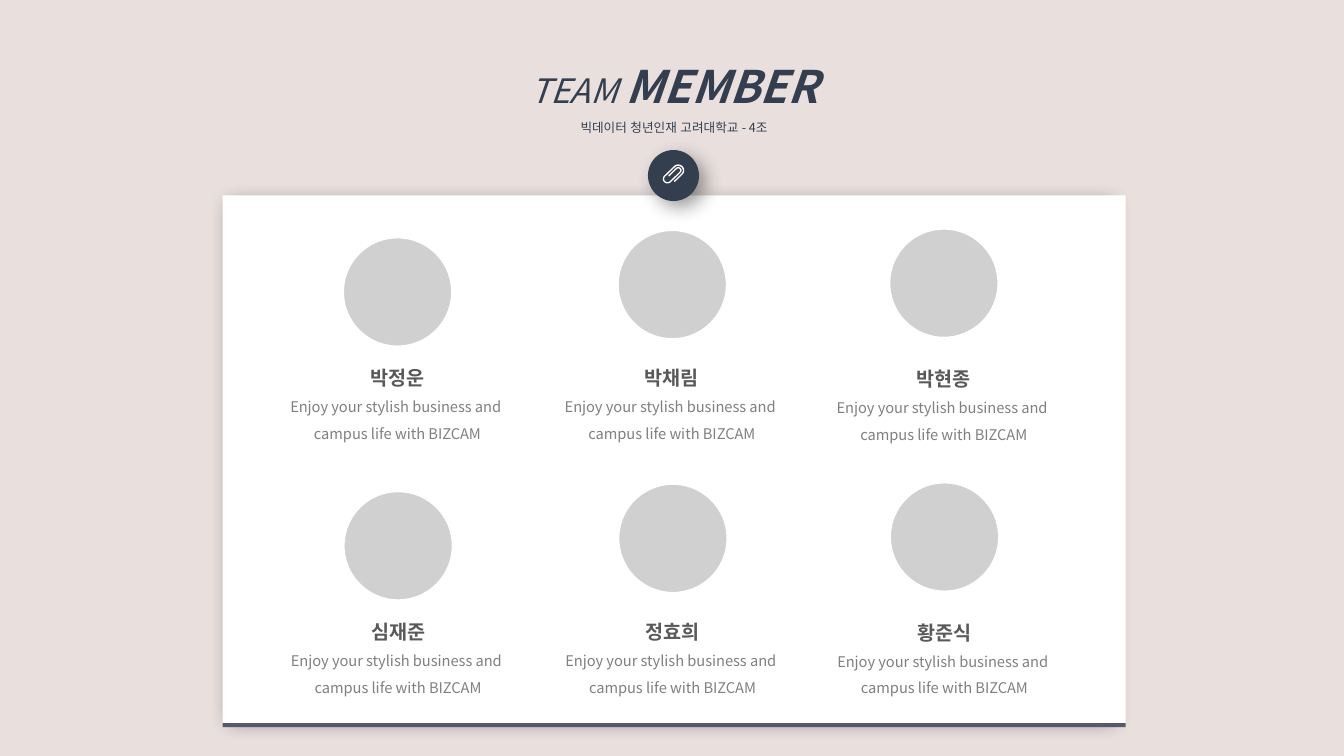
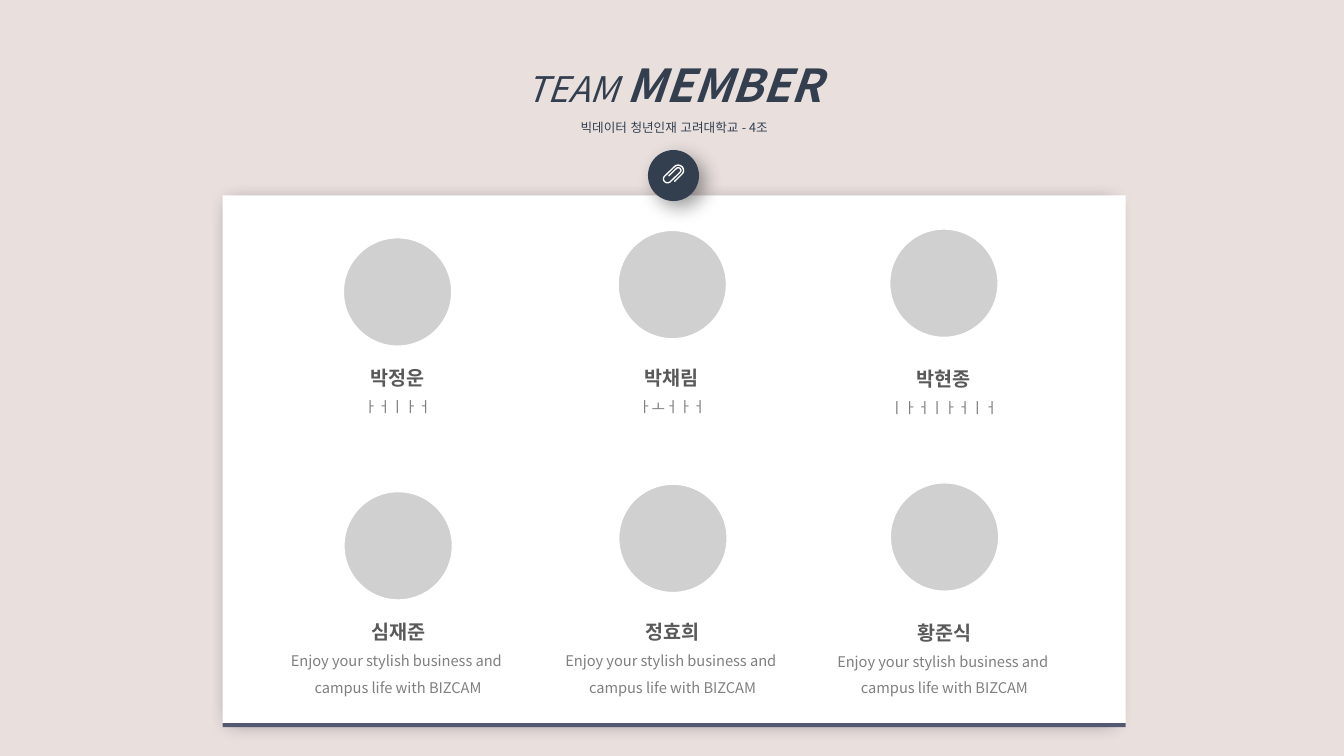
Before and after one commit to dbguide-korea4/Deep-Cycle, a slide deck: slide 2 of docs/발표자료/고려대 4조 - Deep Cycle(미완).pptx. Drawn at 1344x756 pixels with LibreOffice and Linux fonts; fonts in the diff are those of the drawing; grey boxes stand for pictures. Boxes give left, top, right and bottom in pixels: in the first picture for what was removed or moved away, otherwise in the second. Text is boxed around its words. In the diff, an @@ line names an element or a change of style, - is before the commit and + after.

Commit message:
update ppt

```diff
--- a/docs/발표자료/고려대 4조 - Deep Cycle(미완).pptx
+++ b/docs/발표자료/고려대 4조 - Deep Cycle(미완).pptx
@@ title "TEAM MEMBER 빅데이터 청년인재 고려대학교 ..." at (527, 68, 822, 133): vertical alignment top to middle @@
@@ title at (527, 68, 822, 133): text changed @@
-TEAM MEMBER
-빅데이터 청년인재 고려대학교 - 4조
+TEAM MEMBER
+빅데이터 청년인재 고려대학교 - 4조
@@ text at (364, 400, 431, 413): text changed @@
-Enjoy your stylish business and
-campus life with BIZCAM
+ㅏㅓㅣㅏㅓ
@@ text at (638, 400, 705, 413): text changed @@
-Enjoy your stylish business and
-campus life with BIZCAM
+ㅏㅗㅓㅏㅓ
@@ text at (890, 401, 997, 414): text changed @@
-Enjoy your stylish business and
-campus life with BIZCAM
+ㅣㅏㅓㅣㅏㅓㅣㅓ
```
Also in this commit, not shown: 12 other slides changed, 1 slide added.
